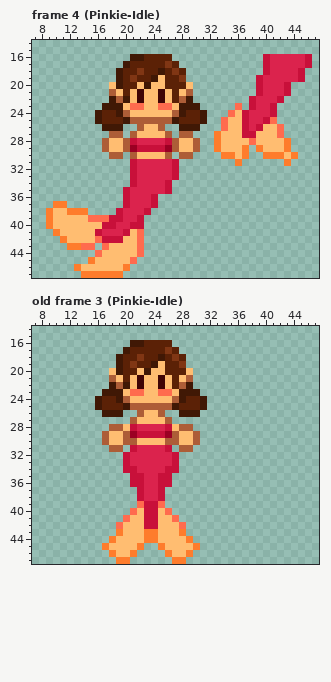
File history of a pixel-art file, assets/Torres.aseprite. Above is the file before it was changed.
48x48 pixels, 9 frames. Shown: frame 4 (Pinkie-Idle): x 7..47, y 14..47; old frame 3 (Pinkie-Idle): x 7..47, y 14..47. The commit also changed other frames, which this record leaves out.
After the commit:
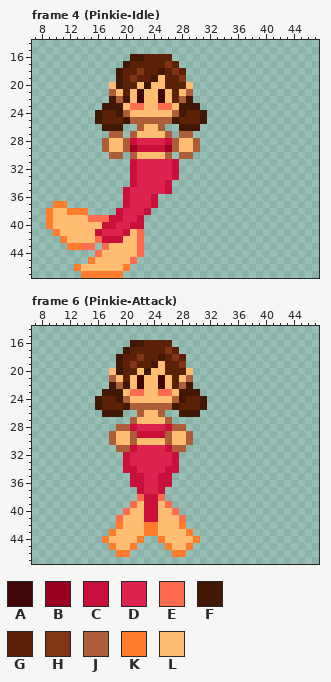
Palette (. is transparent): A #400505  B #9b0023  C #c8103a  D #db234d  E #ff6b4e  F #401805  G #5b2106  H #803614  J #ad5d37  K #fe7c2c  L #ffbd71
A new or re-ordered frame is compared with the old frame closest to it.
The author wrote: Animação de ataque agora Pinkie tem animação de ataque
From old to new:
frames 9 -> 12
Frame 4 (Pinkie-Idle):
The author cleared colour C in rows 16 to 17 at x 40 and 46; in row 18 at x 40 and 45; in row 19 at x 39 and 45; in rows 20 to 21 at x 39 and 43; in row 22 at x 38 and 42; in row 23 at x 38 and 41.
The author cleared colour C in row 24 at x 37 and 41; in row 25 at x 37 and 40; in row 26 at x 37 and 39; in row 27 at x 37 to 38.
The author cleared colour D in rows 16 to 17 at x 41 to 45; in row 18 at x 41 to 44; in row 19 at x 40 to 44; in rows 20 to 21 at x 40 to 42; in row 22 at x 39 to 41; in row 23 at x 39 to 40.
The author cleared colour D in row 24 at x 38 to 40; in row 25 at x 38 to 39; in row 26 at x 38.
The author cleared colour E in row 23 at x 36; in row 24 at x 35; in row 25 at x 34 and 41; in row 26 at x 34 and 42; in row 27 at x 42; in row 28 at x 38.
The author cleared colour K in row 27 at x 33; in row 28 at x 33 and 43; in row 29 at x 33, 37, 39 and 43; in row 30 at x 34 to 35, 37, 40 to 42 and 44; in row 31 at x 36 and 43.
The author cleared colour L in row 24 at x 36; in row 25 at x 35 to 36; in row 26 at x 35 to 36 and 40 to 41; in row 27 at x 34 to 36 and 39 to 41; in row 28 at x 34 to 37 and 39 to 42; in row 29 at x 34 to 36 and 40 to 42.
The author cleared colour L in row 30 at x 36 and 43.
Frame 6 (Pinkie-Attack) is new; against old frame 3 (Pinkie-Idle):
The edit turns colour D into colour C in row 38 at x 23 to 24.
There is now colour E in row 39 at x 21 and 26; in row 40 at x 20 and 27; in row 41 at x 19 and 28.
The edit turns colour C into colour E in row 38 at x 22 and 25.
There is now colour J in row 31 at x 20 and 27.
The edit turns colour B into colour J in row 29 at x 21 and 26.
The edit turns colour L into colour J in row 28 at x 20 and 27; in rows 29 to 30 at x 18 and 29.
There is now colour K in row 43 at x 18 and 29; in row 44 at x 17 and 30.
The edit turns colour C into colour K in row 42 at x 23 to 24.
The edit turns colour E into colour K in row 42 at x 19 and 28.
The edit turns colour L into colour K in row 44 at x 22 and 25; in row 45 at x 18, 21, 26 and 29; in row 46 at x 19 to 20 and 27 to 28.
The edit turns colour E into colour L in row 39 at x 22 and 25; in row 40 at x 21 and 26; in row 41 at x 20 and 27.
The edit turns colour J into colour L in rows 29 to 30 at x 20 and 27.
The edit turns colour K into colour L in row 43 at x 19 and 28; in row 44 at x 18 and 29.
The author cleared colour J in row 28 at x 18 and 29; in rows 29 to 30 at x 17 and 30; in row 31 at x 18 and 29.
The author cleared colour K in row 44 at x 23 to 24; in row 45 at x 17, 22, 25 and 30; in row 46 at x 18, 21, 26 and 29; in row 47 at x 19 to 20 and 27 to 28.
Boxes around the changes in both pictures, in picture pixels (x1, y1, x2, y2):
erased: (214, 54, 312, 166)
changed: (102, 424, 137, 452)
changed: (165, 424, 200, 452)
changed: (102, 494, 200, 564)
